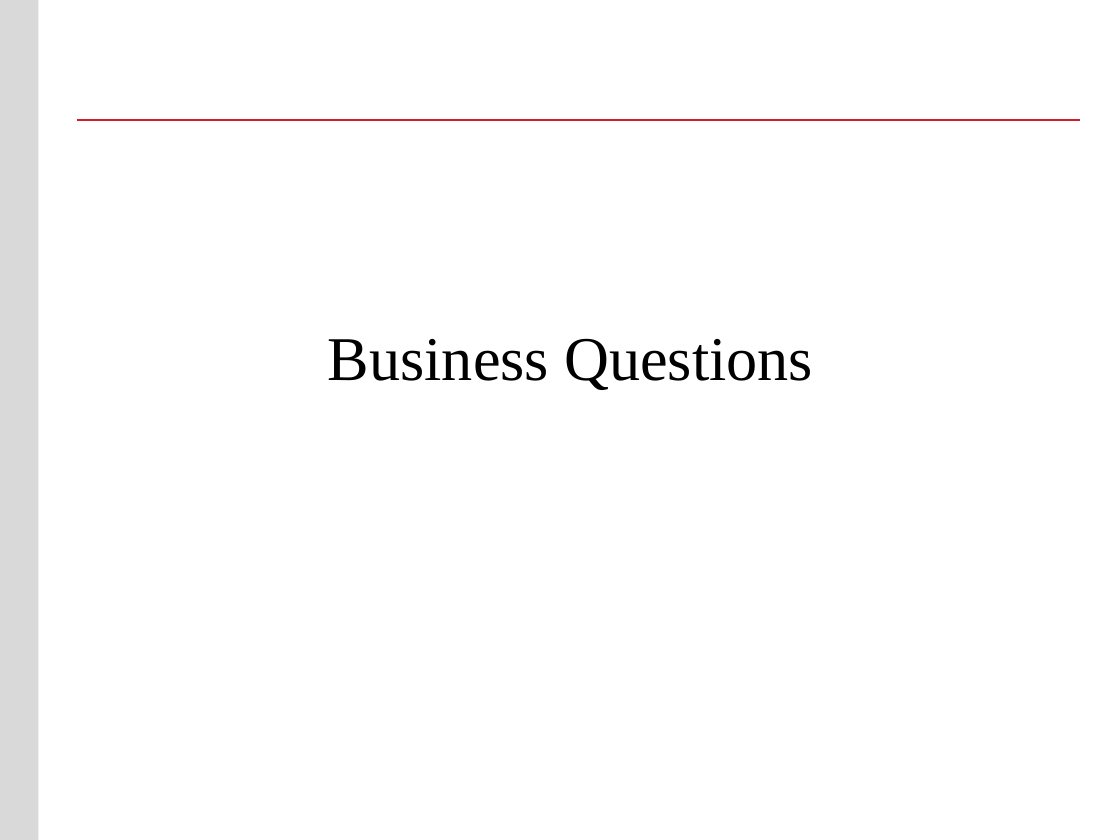
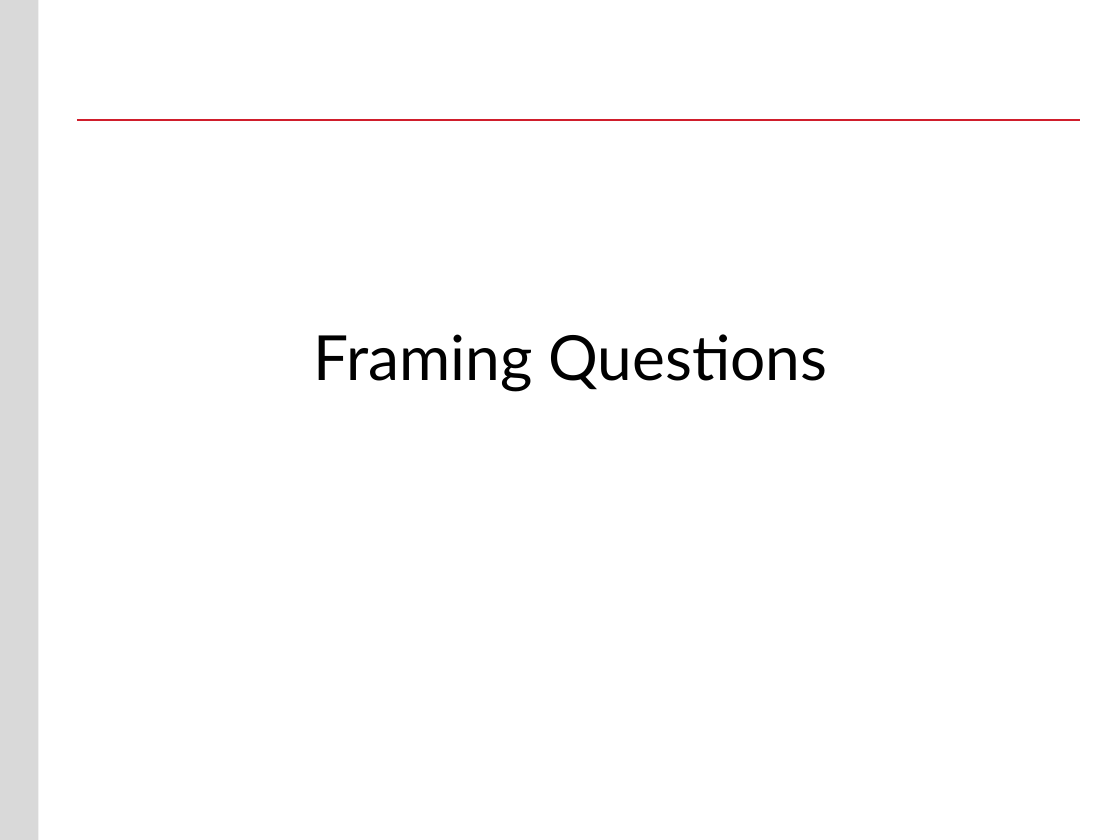
Before and after one commit to buyuhuang/csda1000_FT, a slide deck: slide 38 of day1/1. Lecture/day_1_intro_to_data_analytics_lecture.pptx (slide 37 before the commit). Drawn at 1120x840 pixels with LibreOffice and Linux fonts; fonts in the diff are those of the drawing; background and template pictures are left out. Boxes give left, top, right and bottom in pixels: in the first picture for what was removed or moved away, otherwise in the second. Text is boxed around its words. In the diff, an @@ line names an element or a change of style, - is before the commit and + after.

```diff
--- a/day1/1. Lecture/day_1_intro_to_data_analytics_lecture.pptx
+++ b/day1/1. Lecture/day_1_intro_to_data_analytics_lecture.pptx
@@ title at (x1=314, y1=334, x2=827, y2=392): text changed; font Times New Roman to Lato @@
-Business Questions
+Framing Questions
```
Also in this commit, not shown: 28 other slides changed, 1 slide added, 3 slides removed, 3 other files.
